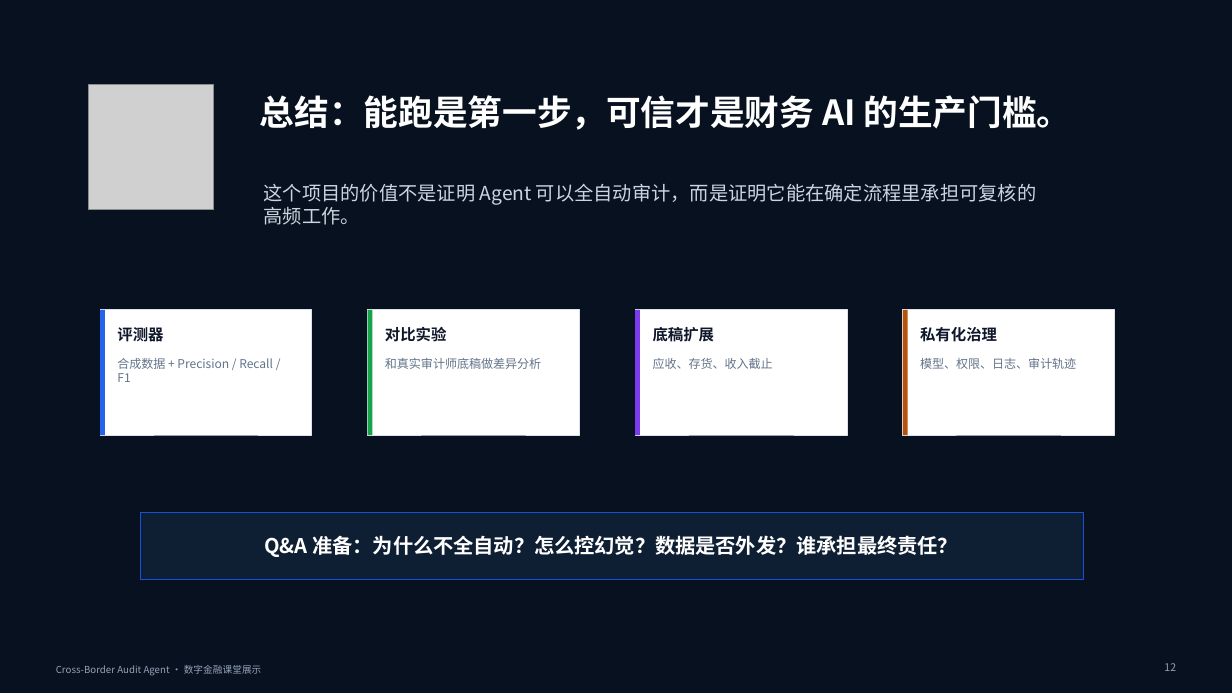
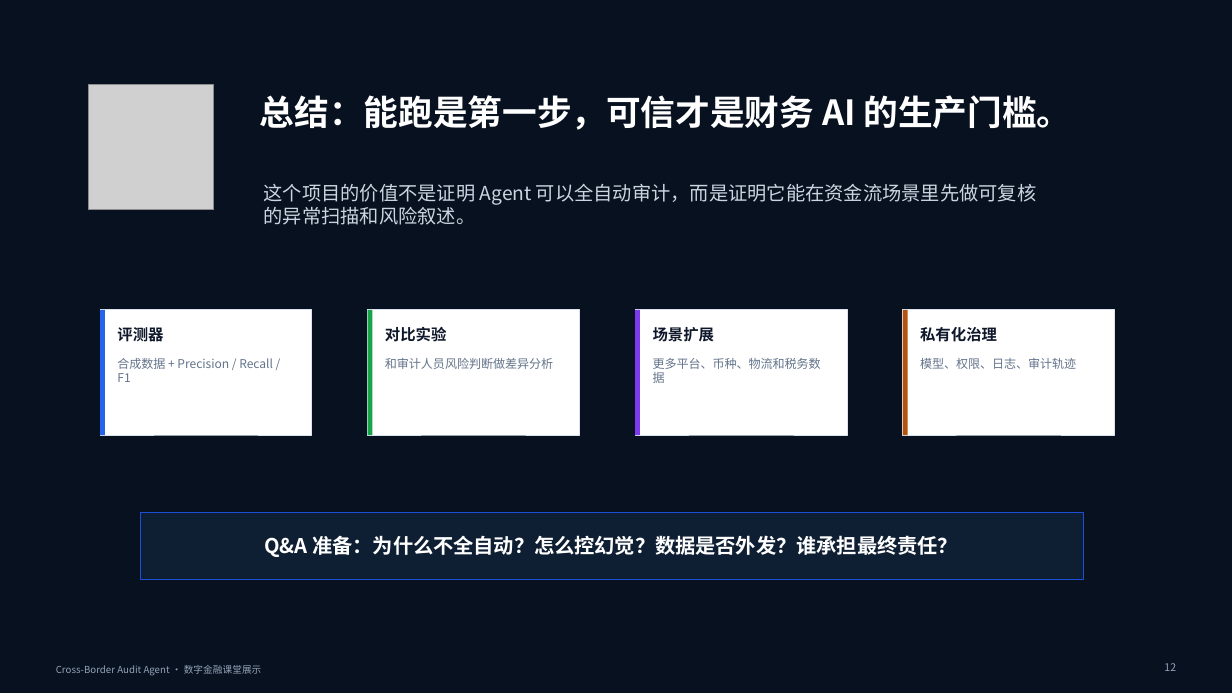
Before and after one commit to wangzichang224-design/cross_border_audit_agent, a slide deck: slide 12 of deliverables/cross-border-audit-agent-class-demo.pptx. Drawn at 1232x693 pixels with LibreOffice and Linux fonts; fonts in the diff are those of the drawing; grey boxes stand for pictures. Boxes give left, top, right and bottom in pixels: in the first picture for what was removed or moved away, otherwise in the second. Text is boxed around its words. In the diff, an @@ line names an element or a change of style, - is before the commit and + after.

```diff
--- a/deliverables/cross-border-audit-agent-class-demo.pptx
+++ b/deliverables/cross-border-audit-agent-class-demo.pptx
@@ text at (x1=264, y1=184, x2=1036, y2=225): text changed @@
-这个项目的价值不是证明 Agent 可以全自动审计，而是证明它能在确定流程里承担可复核的高频工作。
+这个项目的价值不是证明 Agent 可以全自动审计，而是证明它能在资金流场景里先做可复核的异常扫描和风险叙述。
@@ text at (x1=653, y1=327, x2=715, y2=342): text changed @@
-底稿扩展
+场景扩展
@@ text at (x1=385, y1=358, x2=553, y2=369): text changed @@
-和真实审计师底稿做差异分析
+和审计人员风险判断做差异分析
@@ text at (x1=653, y1=358, x2=821, y2=383): text changed @@
-应收、存货、收入截止
+更多平台、币种、物流和税务数据
```
Also in this commit, not shown: 8 other slides changed, 13 other files.
